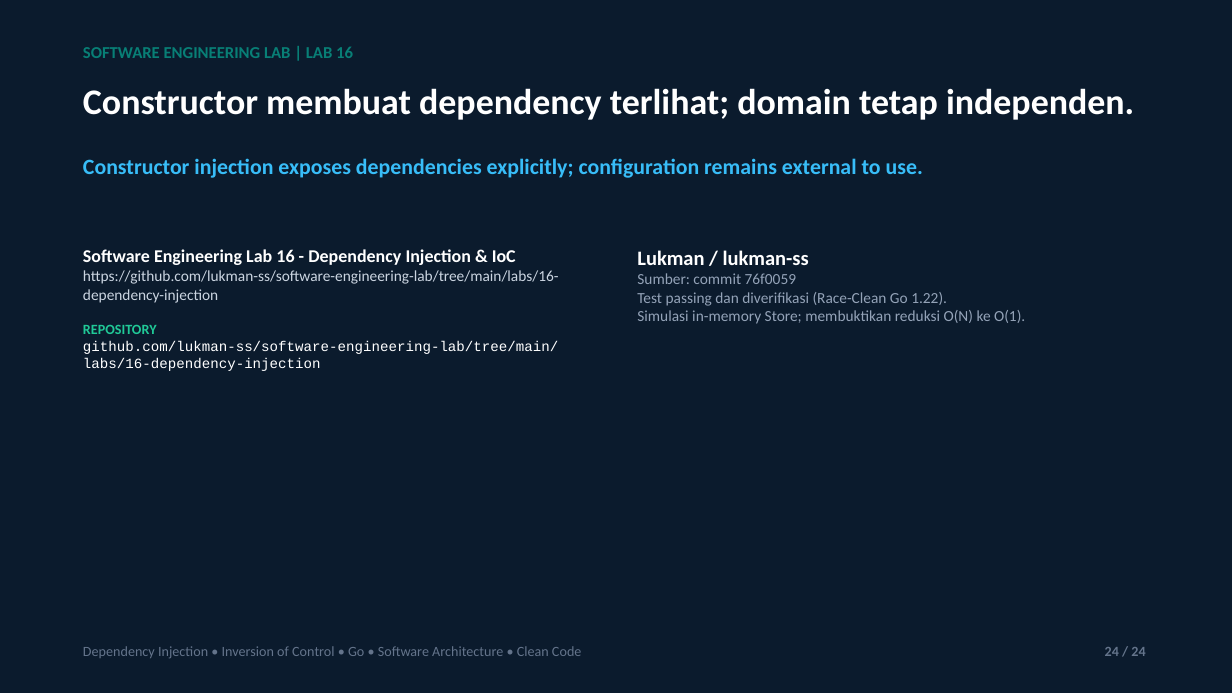
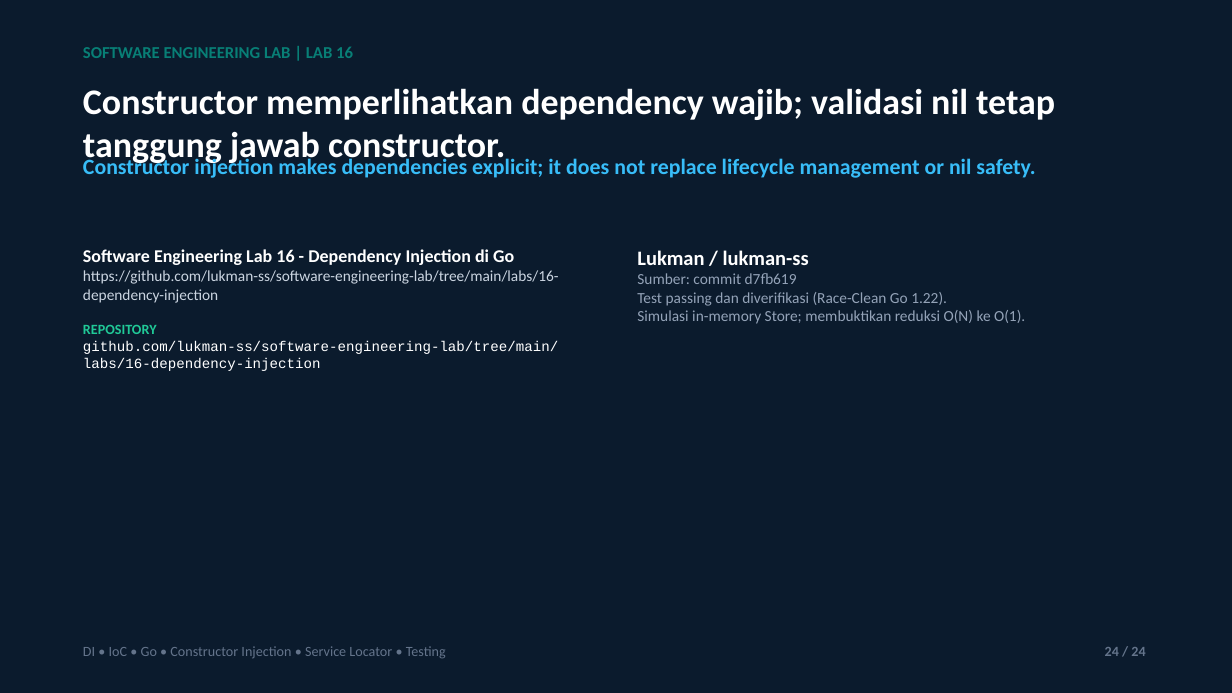
Before and after one commit to lukman-ss/software-engineering-lab, a slide deck: slide 24 of labs/16-dependency-injection/result/linkedin/lab-16-dependency-injection-carousel.pptx. Drawn at 1232x693 pixels with LibreOffice and Linux fonts; fonts in the diff are those of the drawing. Boxes give left, top, right and bottom in pixels: in the first picture for what was removed or moved away, otherwise in the second. Text is boxed around its words. In the diff, an @@ line names an element or a change of style, - is before the commit and + after.

Commit message:
feat(16-dependency-injection): publish carousel presentation, articles, and media deliverables
Complete publication package for Lab 16 (Dependency Injection):
Topic: Constructor Injection vs Service Locator: A Concrete Trade-off for Testability

- Carousel Deck: 24-slide visual storytelling deck in PDF and editable PPTX format
- Cover Artworks: Dual-language CRT covers (ID & EN 1920x1080 PNG)
- Technical Articles: Dev.to markdown draft and Medium HTML publication
- Reproducible Source: Defined via content_def.py with strict quality gates
- Claim Boundaries: Grounded in lab test assertions without exaggerated production claims

```diff
--- a/labs/16-dependency-injection/result/linkedin/lab-16-dependency-injection-carousel.pptx
+++ b/labs/16-dependency-injection/result/linkedin/lab-16-dependency-injection-carousel.pptx
@@ text at (83,88,1055,166): text changed @@
-Constructor membuat dependency terlihat; domain tetap independen.
+Constructor memperlihatkan dependency wajib; validasi nil tetap tanggung jawab constructor.
@@ text at (83,155,1035,178): text changed @@
-Constructor injection exposes dependencies explicitly; configuration remains external to use.
+Constructor injection makes dependencies explicit; it does not replace lifecycle management or nil safety.
@@ text at (83,249,514,265): text changed @@
-Software Engineering Lab 16 - Dependency Injection & IoC
+Software Engineering Lab 16 - Dependency Injection di Go
@@ text at (637,273,797,284): text changed @@
-Sumber: commit 76f0059
+Sumber: commit d7fb619
@@ text at (83,646,446,658): text changed @@
-Dependency Injection • Inversion of Control • Go • Software Architecture • Clean Code
+DI • IoC • Go • Constructor Injection • Service Locator • Testing
```
Also in this commit, not shown: 20 other slides changed, 3 slides added, 3 slides removed, 9 other files.
